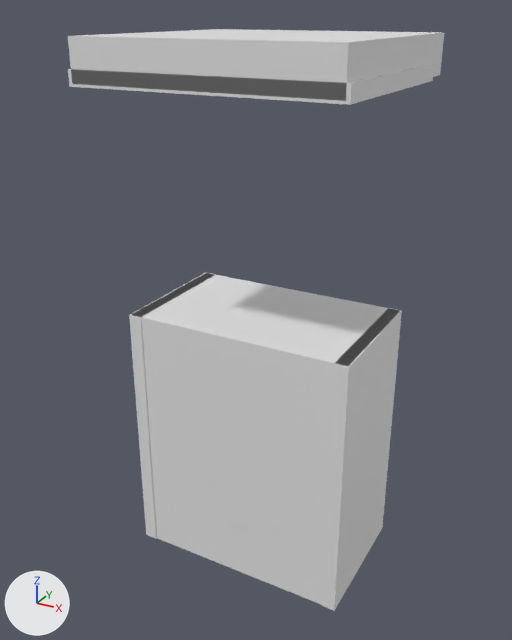
Before and after pictures for a commit that changed the Blender file assets/models/equipment/armour_light.blend.
The view is the same before and after, from a 50 mm camera at (1.34, -2.53, 3.67) aimed at (-0.04, -0.02, 2.41). Lighting does not change. The marker at lower left points along +X, +Y and +Z. The picture after the commit comes second.

In view in the first picture: 'LightCap_Brim', 'LightCap_Main', 'LightChest_Main', 'LightChest_TrimL', 'LightChest_TrimR'.
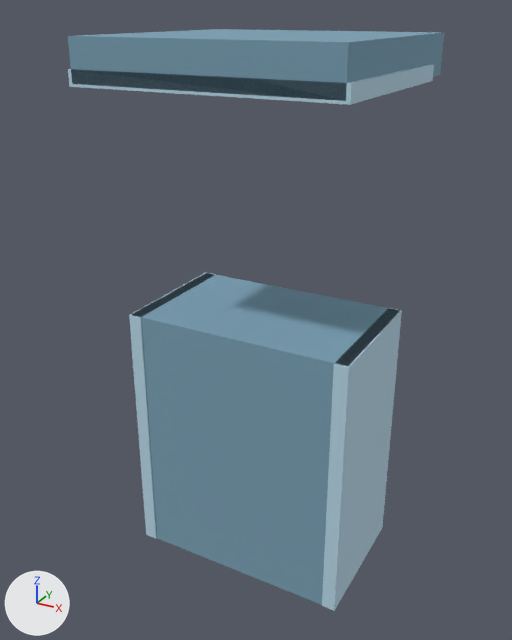
What the commit changed:
Material 'light_cloth' (mat_light_cloth) changes colour from white #e7e7e7 to blue #7aa0b4; in linear values from (0.8, 0.8, 0.8) to (0.195, 0.352, 0.456).
Material 'light_trim' (mat_light_trim) changes colour from white #e7e7e7 to blue #b8d8e8; in linear values from (0.8, 0.8, 0.8) to (0.479, 0.687, 0.807).

Changed parts and their boxes [x1, y1, x2, y2] in the pictures (512 x 640 px):
'LightChest_Main', recoloured (white to blue): [132, 273, 398, 605] in both
'LightCap_Main', recoloured (white to blue): [68, 29, 444, 101] in both
'LightChest_TrimL', recoloured (white to blue): [322, 308, 402, 611] in both
'LightCap_Brim', recoloured (white to blue): [68, 64, 434, 105] in both
'LightChest_TrimR', recoloured: [129, 272, 216, 539] in both
